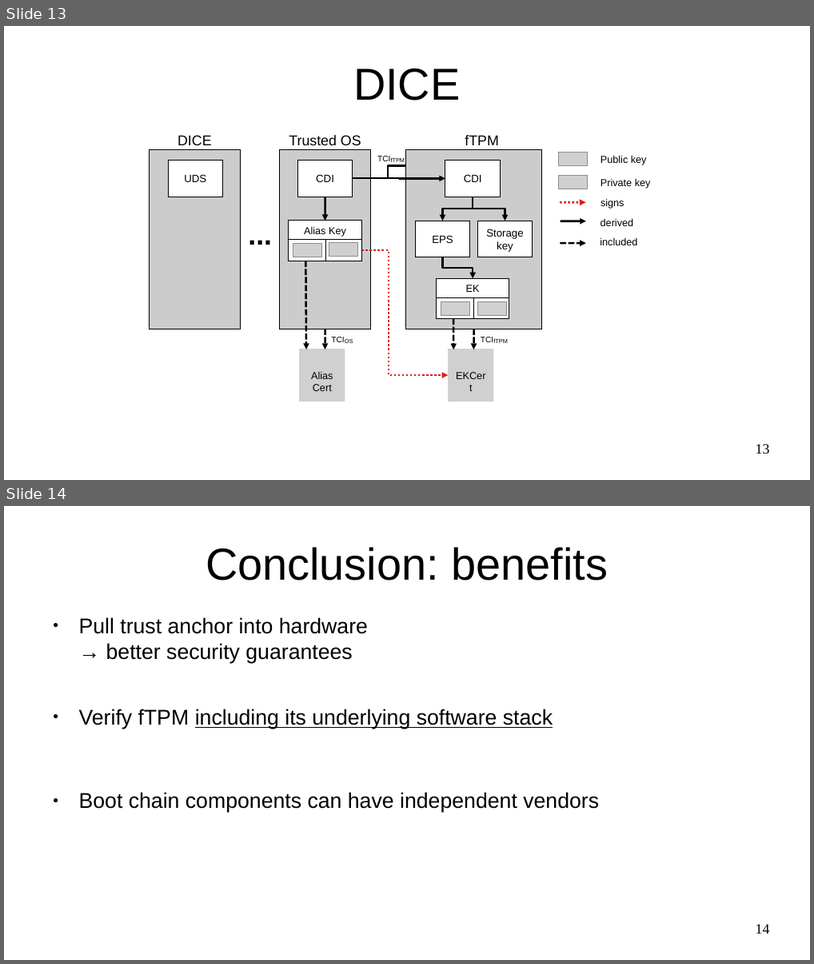
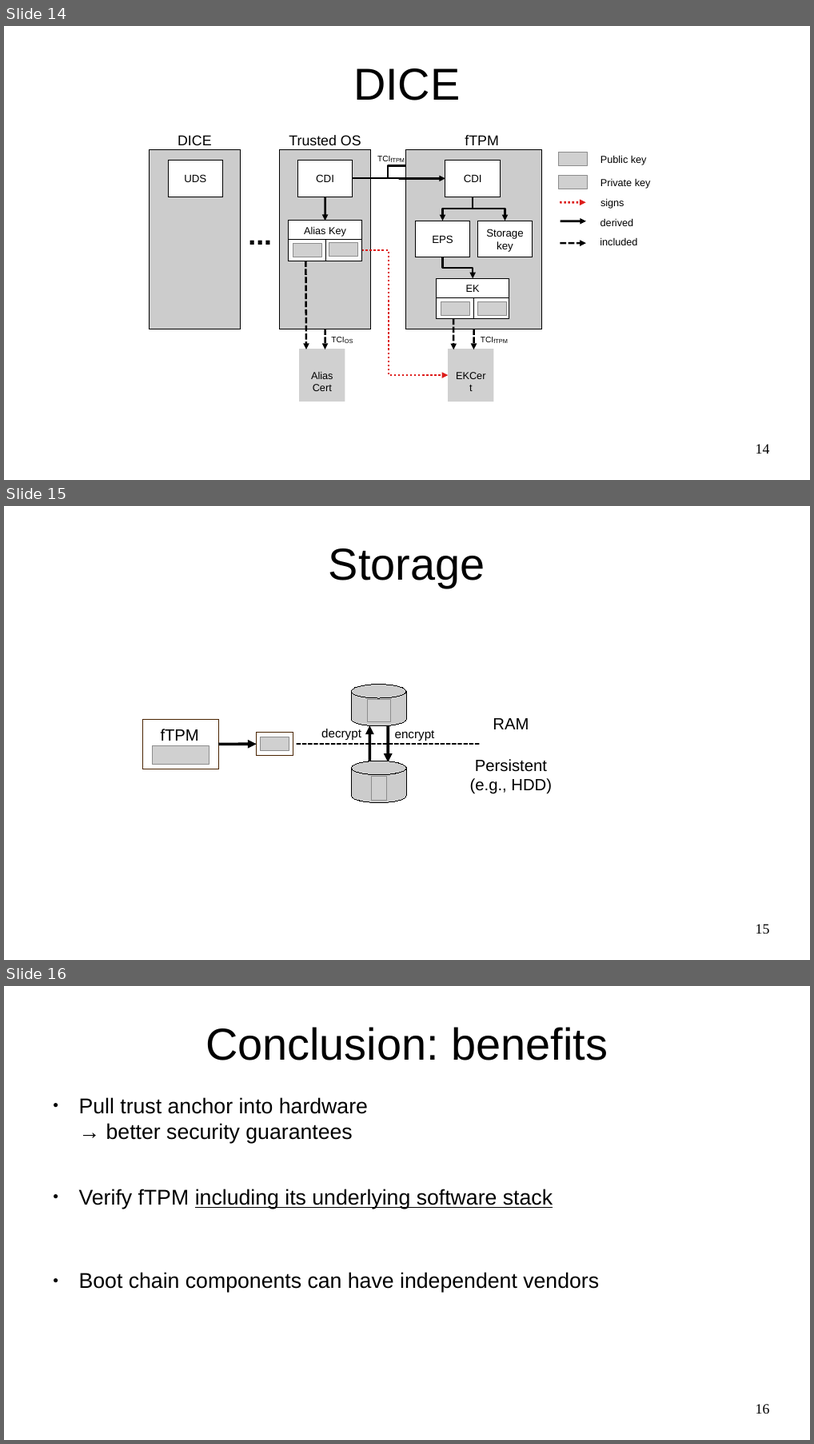
Before and after one commit to akorb/master-thesis, a slide deck: presentation.odp. Shown one above the other, each under a label of ours: slides 13 and 14 before the commit, slides 14, 15 and 16 after it. The pictures are 814x964 and 814x1444 pixels, drawn with LibreOffice and Linux fonts; fonts in the diff are those of the drawing; grey boxes stand for pictures. Boxes give left, top, right and bottom in pixels: in the first picture for what was removed or moved away, otherwise in the second. Text is boxed around its words. In the diff, an @@ line names an element or a change of style, - is before the commit and + after.

```diff
--- a/presentation.odp
+++ b/presentation.odp
@@ slide 15 added at box(4, 506, 810, 960), background #FFFFFF @@
@@ title added at box(329, 548, 486, 588), 44 pt, text #000000 @@
+Storage
@@ cylinder added at box(351, 684, 406, 726), fill #CCCCCC, outline #000000 0 pt @@
@@ rectangle added at box(143, 719, 219, 768), outline #492300 0 pt @@
@@ picture added at box(368, 699, 391, 722) @@
@@ text added at box(493, 718, 529, 729), 16 pt, text #000000 @@
+RAM
@@ text added at box(161, 728, 199, 740), 16 pt, text #000000 @@
+fTPM
@@ arrow added from (218, 744) to (257, 744), #000000 2.83 pt @@
@@ rectangle added at box(257, 732, 293, 756), outline #492300 0 pt @@
@@ picture added at box(261, 737, 290, 751) @@
@@ line added from (297, 744) to (481, 744), #000000 1.42 pt dashed @@
@@ text added at box(322, 728, 362, 740), 12 pt, text #000000 @@
+decrypt
@@ arrow added from (370, 762) to (370, 725), #000000 2.83 pt @@
@@ arrow added from (388, 725) to (388, 762), #000000 2.83 pt @@
@@ text added at box(395, 730, 435, 740), 12 pt, text #000000 @@
+encrypt
@@ picture added at box(152, 746, 210, 764) @@
@@ cylinder added at box(351, 760, 406, 802), fill #CCCCCC, outline #000000 0 pt @@
@@ text added at box(470, 759, 552, 794), 16 pt, text #000000 @@
+Persistent
+(e.g., HDD)
@@ picture added at box(371, 776, 386, 800) @@
@@ page number added at box(756, 924, 770, 933), 14 pt, text #000000 @@
+15
@@ what was slide 13 is now slide 14 @@
@@ page number at box(756, 444, 770, 453): text changed @@
-13
+14
@@ what was slide 14 is now slide 16 @@
@@ page number at box(756, 1404, 770, 1413): text changed @@
-14
+16
```
Also in this commit, not shown: 2 slides changed, 1 other slide added, 7 other files.
